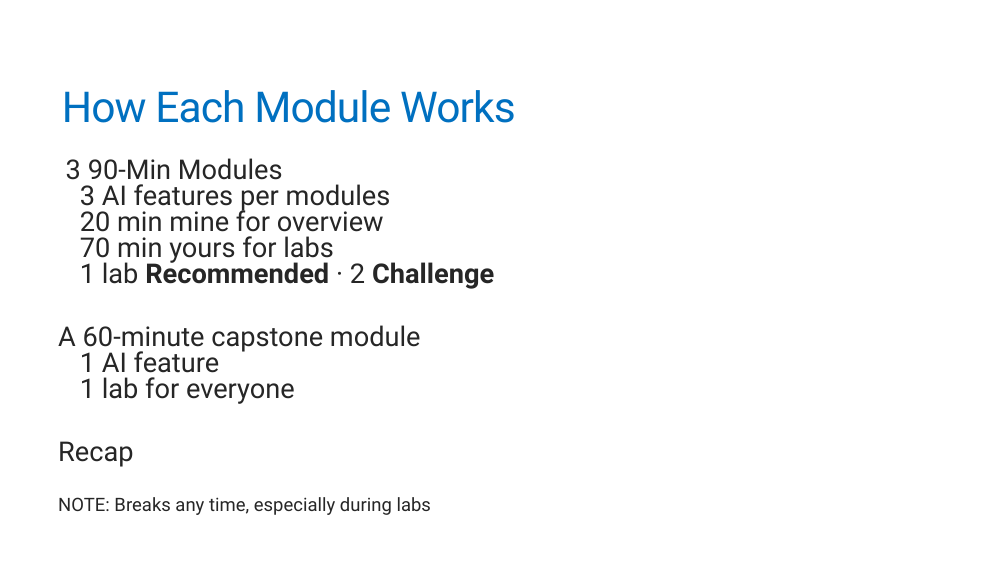
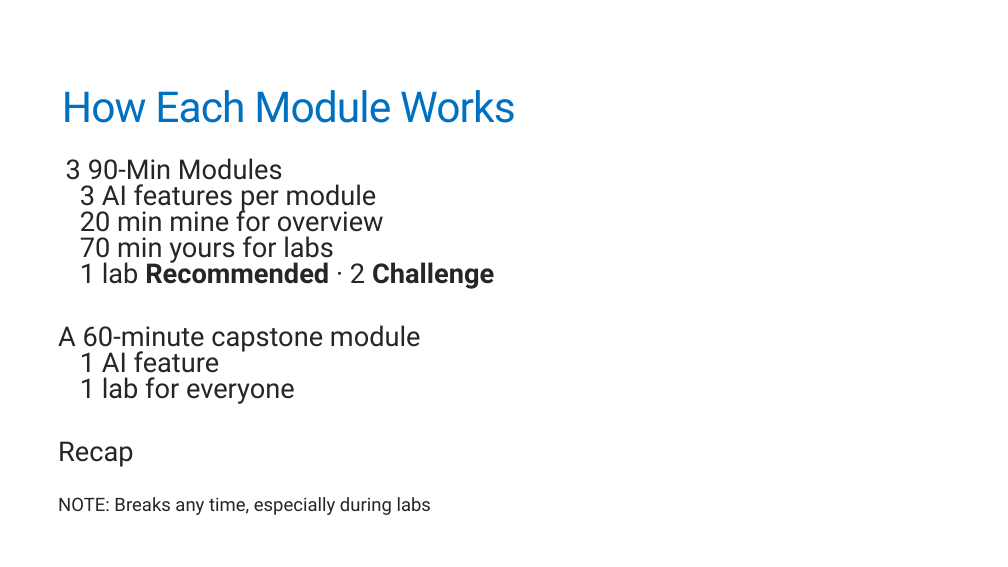
Before and after one commit to trailheadtechnology/10-ai-features-workshop, a slide deck: slide 34 of modules/M0-opening/M0-opening.pptx. Drawn at 1008x567 pixels with LibreOffice and Linux fonts; fonts in the diff are those of the drawing. Boxes give left, top, right and bottom in pixels: in the first picture for what was removed or moved away, otherwise in the second. Text is boxed around its words. In the diff, an @@ line names an element or a change of style, - is before the commit and + after.

```diff
--- a/modules/M0-opening/M0-opening.pptx
+++ b/modules/M0-opening/M0-opening.pptx
@@ text at box(80, 184, 377, 212): text changed @@
-    3 AI features per modules
+    3 AI features per module
```
Also in this commit, not shown: 1 other slide changed, 26 other files.
